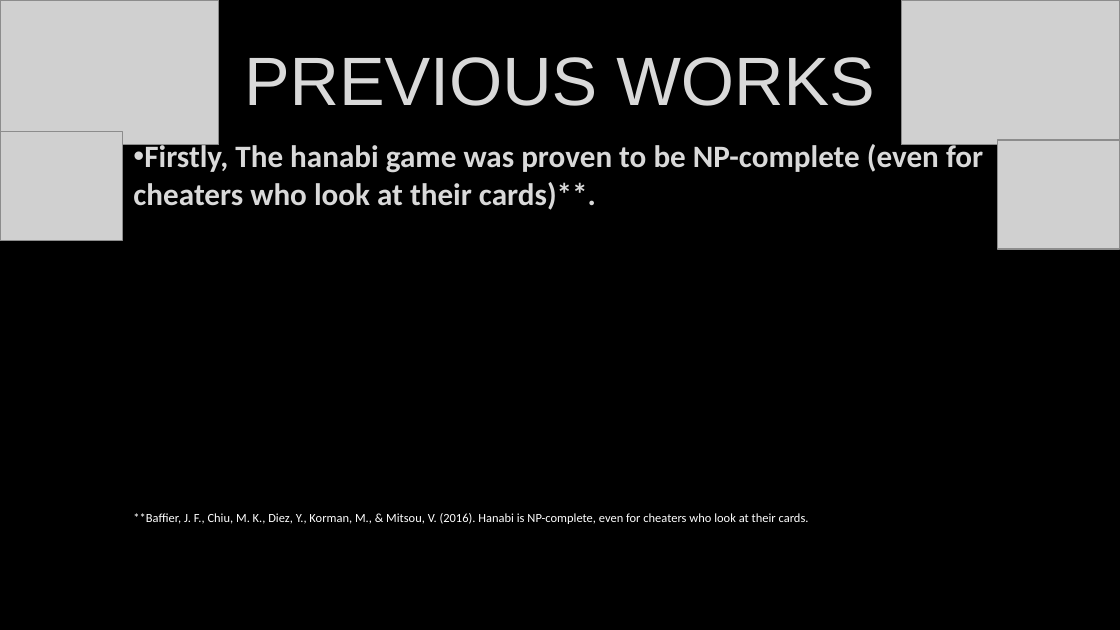
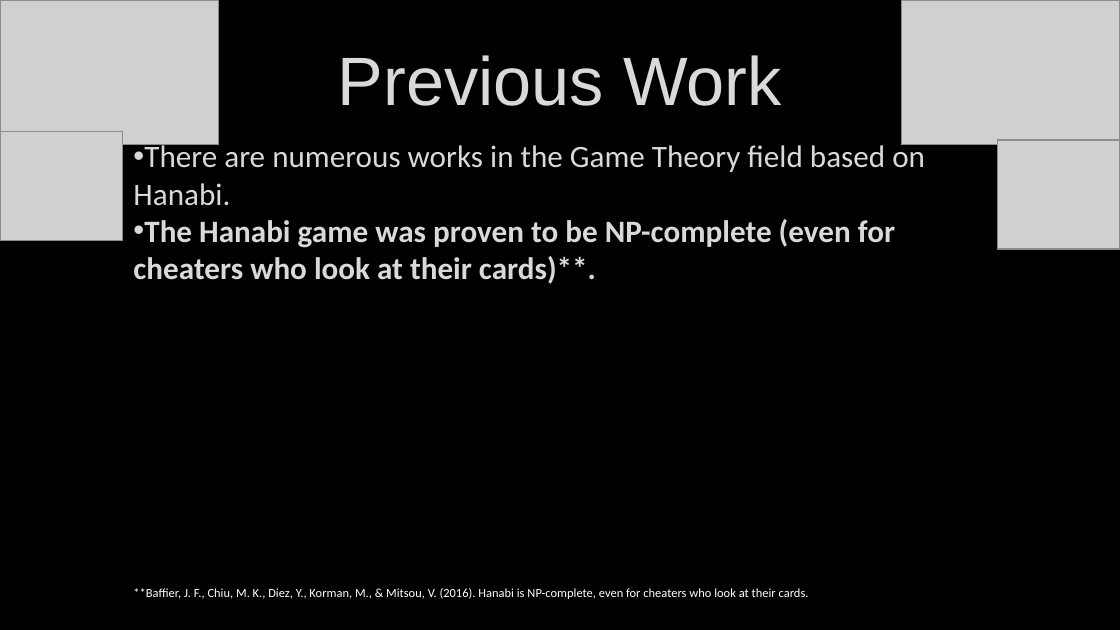
Before and after one commit to Untzi/ec_hanabi, a slide deck: slide 5 of hanabi (1).pptx (slide 4 before the commit). Drawn at 1120x630 pixels with LibreOffice and Linux fonts; fonts in the diff are those of the drawing; grey boxes stand for pictures. Boxes give left, top, right and bottom in pixels: in the first picture for what was removed or moved away, otherwise in the second. Text is boxed around its words. In the diff, an @@ line names an element or a change of style, - is before the commit and + after.

```diff
--- a/hanabi (1).pptx
+++ b/hanabi (1).pptx
@@ title at [338,55,781,106]: text changed @@
-PREVIOUS WORKS
+Previous Work
@@ text at [133,141,925,284]: text changed @@
-• Firstly, The hanabi game was proven to be NP-complete (even for cheaters who look at their cards)**.
+• There are numerous works in the Game Theory field based on Hanabi.
+• The Hanabi game was proven to be NP-complete (even for cheaters who look at their cards)**.
```
Also in this commit, not shown: 8 other slides changed, 4 slides added.
